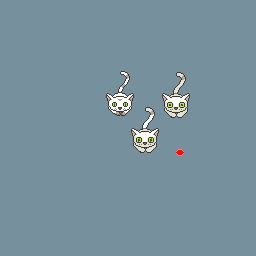
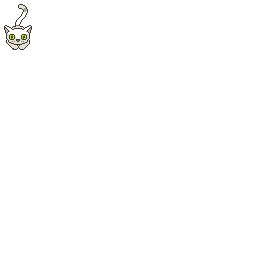
Two versions of the same layered image (256px x 256px). Layer-by-layer changes:
added group "spritesheet" with 1 layers above "laser" over [4, 4, 32, 50]
added layer "cat" in group "spritesheet" over [4, 4, 32, 50]
renamed "Layer 3 copy 2" to "cats", hid it, painted on it over [5, 0, 190, 156]
hid "Layer 4" over [0, 0, 256, 256]
